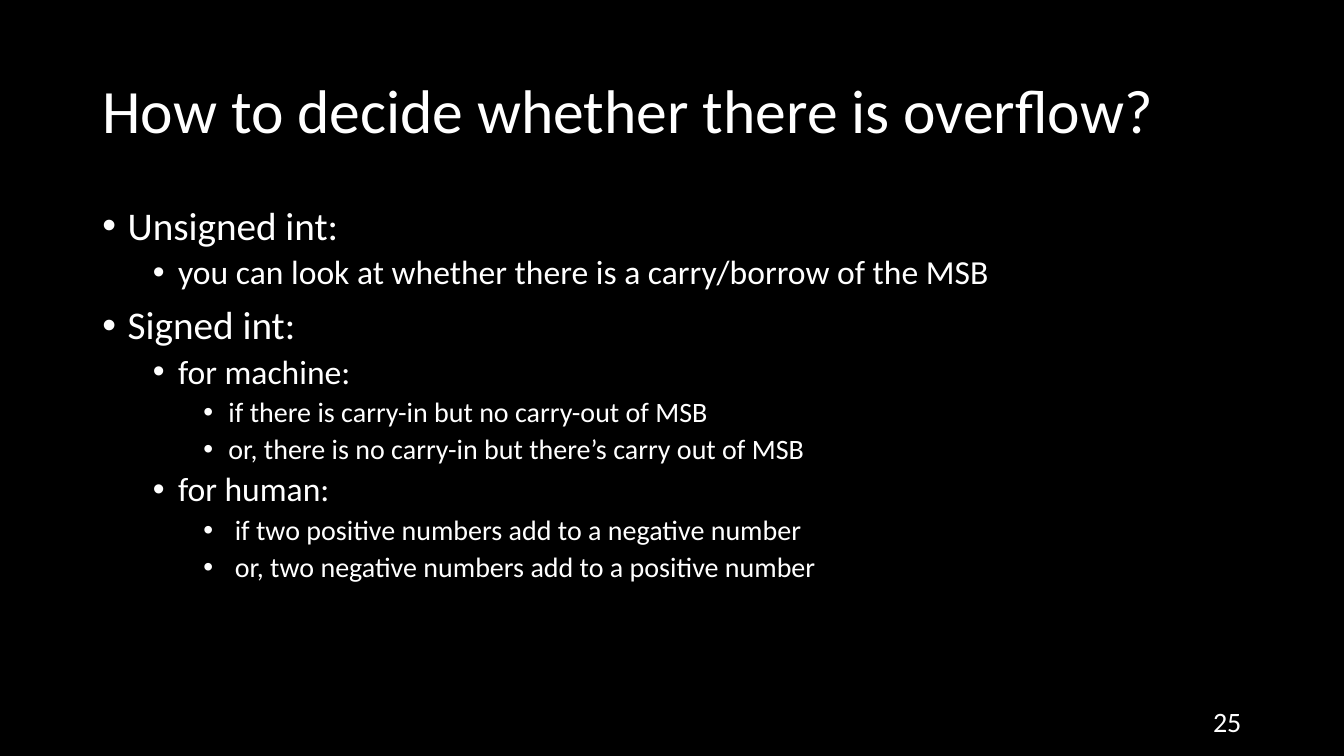
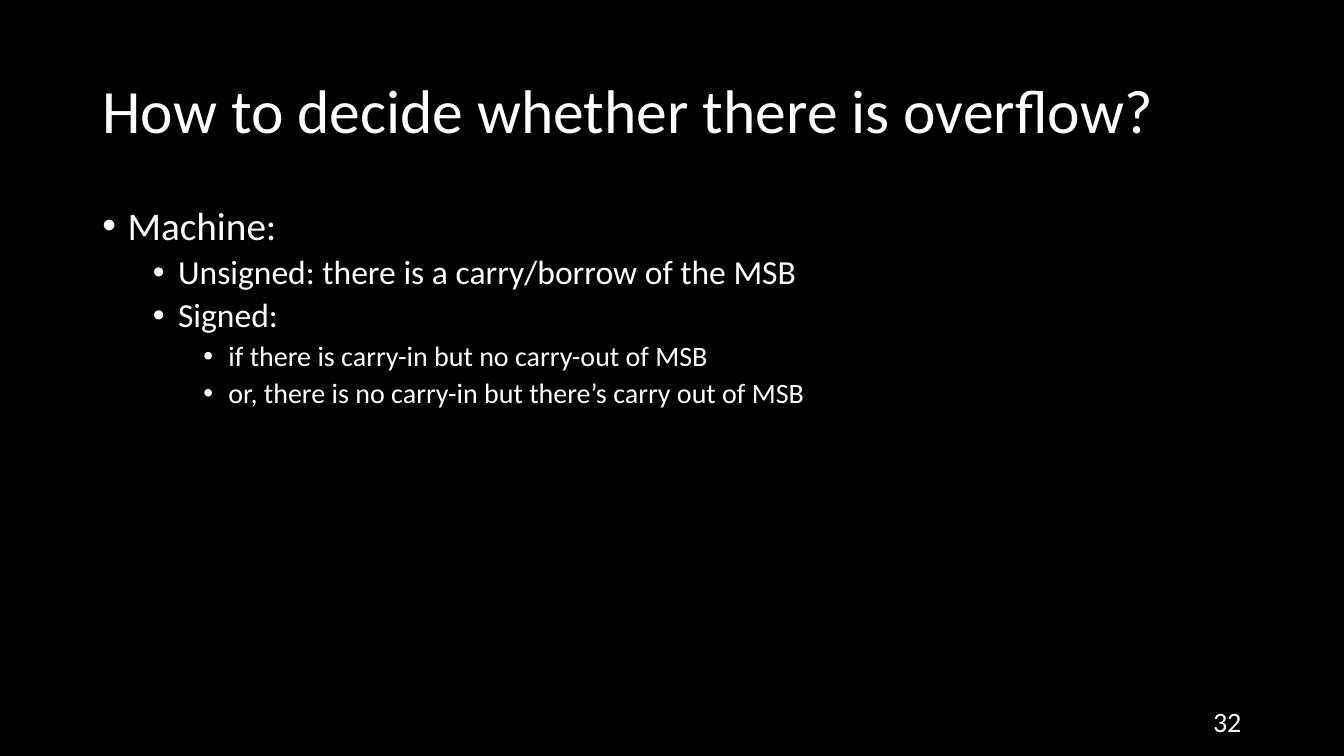
Before and after one commit to NYU-CSO/nyu-cso.github.io, a slide deck: slide 32 of rec-notes/r08.pptx (slide 25 before the commit). Drawn at 1344x756 pixels with LibreOffice and Linux fonts; fonts in the diff are those of the drawing. Boxes give left, top, right and bottom in pixels: in the first picture for what was removed or moved away, otherwise in the second. Text is boxed around its words. In the diff, an @@ line names an element or a change of style, - is before the commit and + after.

```diff
--- a/rec-notes/r08.pptx
+++ b/rec-notes/r08.pptx
@@ text at (128, 212, 796, 333): text changed @@
-• Unsigned int:
-  • you can look at whether there is a carry/borrow of the MSB
-• Signed int:
-  • for machine:
+• Machine:
+  • Unsigned: there is a carry/borrow of the MSB
+  • Signed:
@@ text at (178, 477, 815, 582): paragraphs removed @@
-  • for human:
-    • if two positive numbers add to a negative number
-    • or, two negative numbers add to a positive number
@@ page number at (1213, 713, 1241, 733): text changed @@
-25
+32
```
Also in this commit, not shown: 16 other slides changed, 40 slides added, 15 slides removed, 1 other file.
